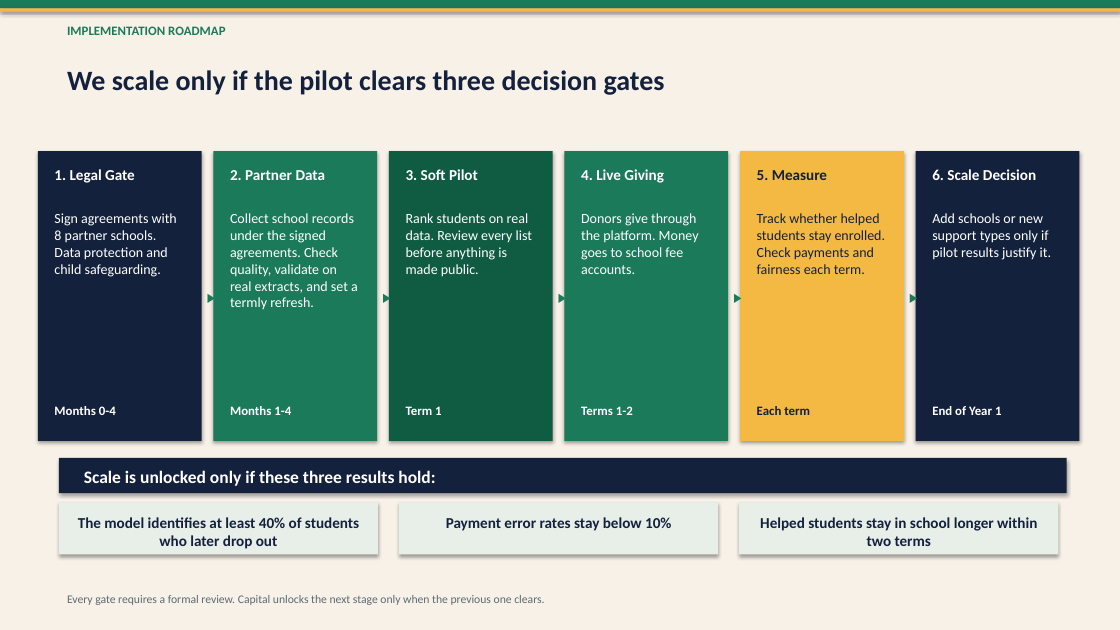
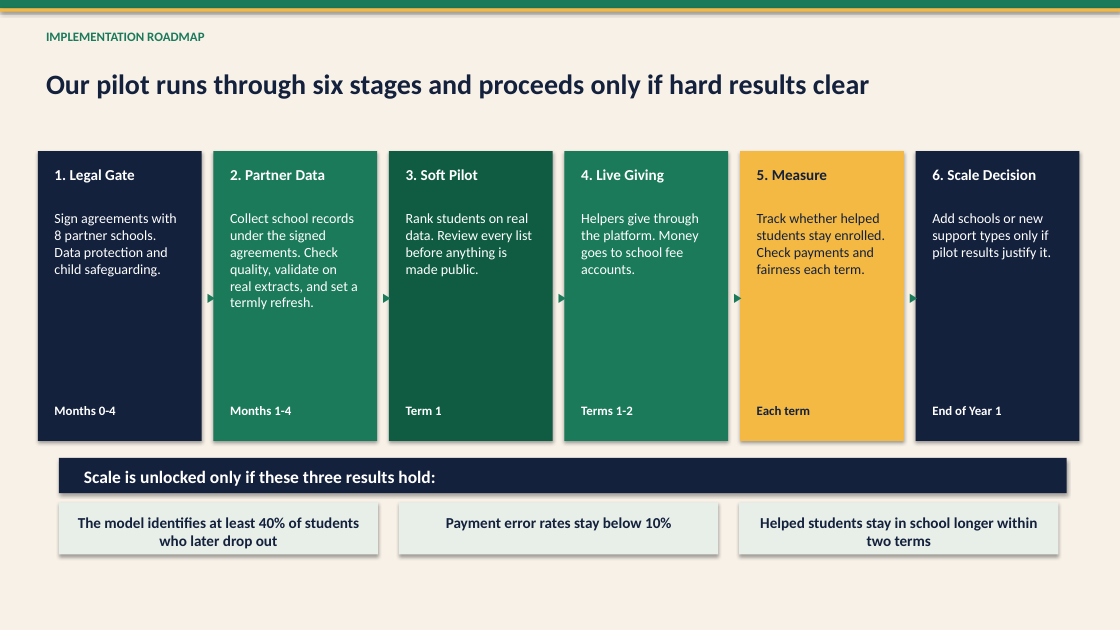
Before and after one commit to Jesyldah/ElimuMatch, a slide deck: slide 8 of ElimuMatch_Executive_Pitch.pptx. Drawn at 1120x630 pixels with LibreOffice and Linux fonts; fonts in the diff are those of the drawing. Boxes give left, top, right and bottom in pixels: in the first picture for what was removed or moved away, otherwise in the second. Text is boxed around its words. In the diff, an @@ line names an element or a change of style, - is before the commit and + after.

```diff
--- a/ElimuMatch_Executive_Pitch.pptx
+++ b/ElimuMatch_Executive_Pitch.pptx
@@ text "IMPLEMENTATION ROADMAP": place and size @@
-text "IMPLEMENTATION ROADMAP" at box(67, 26, 225, 35)
+text "IMPLEMENTATION ROADMAP" at box(46, 32, 204, 41)
@@ text at box(46, 74, 869, 99): text changed @@
-We scale only if the pilot clears three decision gates
+Our pilot runs through six stages and proceeds only if hard results clear
@@ text at box(581, 213, 699, 274): text changed @@
-Donors give through
-the platform. Money
-goes to school fee
-accounts.
+Helpers give through
+the platform. Money
+goes to school fee
+accounts.
@@ text removed at box(67, 595, 544, 605) @@
-Every gate requires a formal review. Capital unlocks the next stage only when the previous one clears.
```
Also in this commit, not shown: 9 other slides changed, 24 other files.
